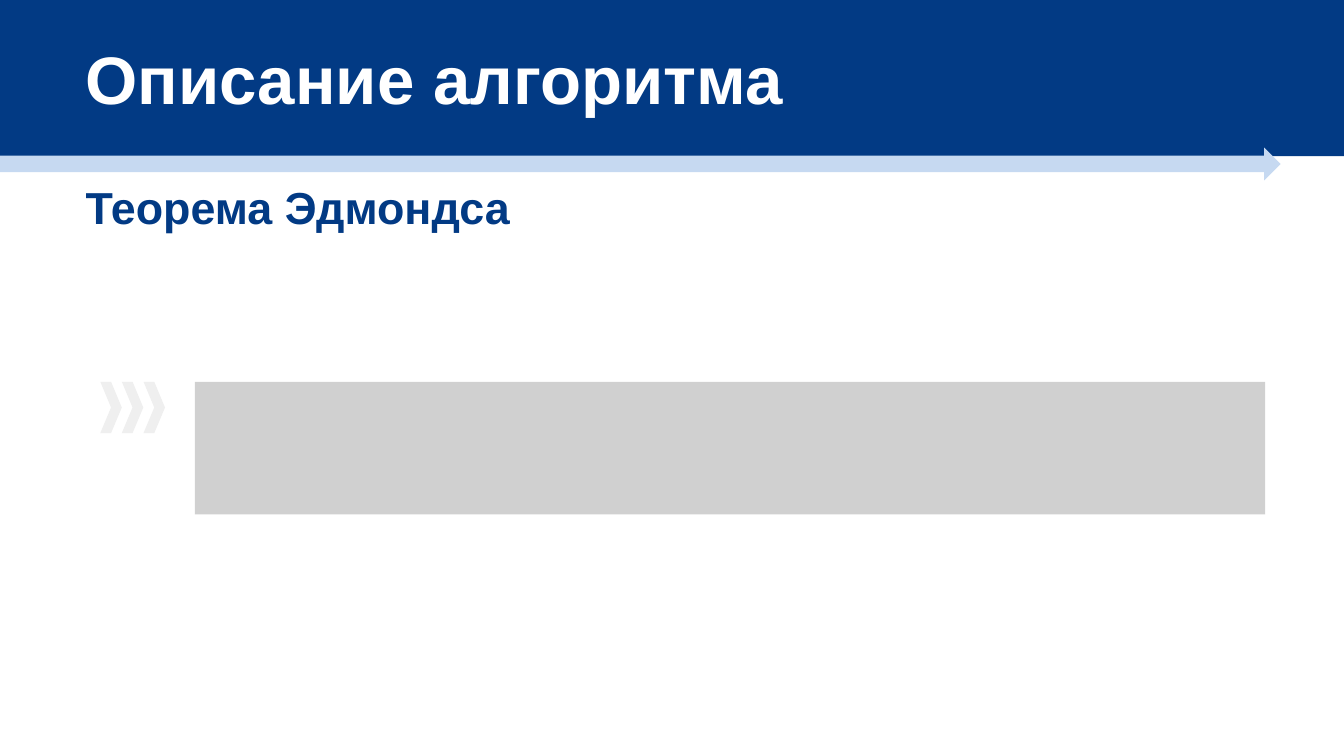
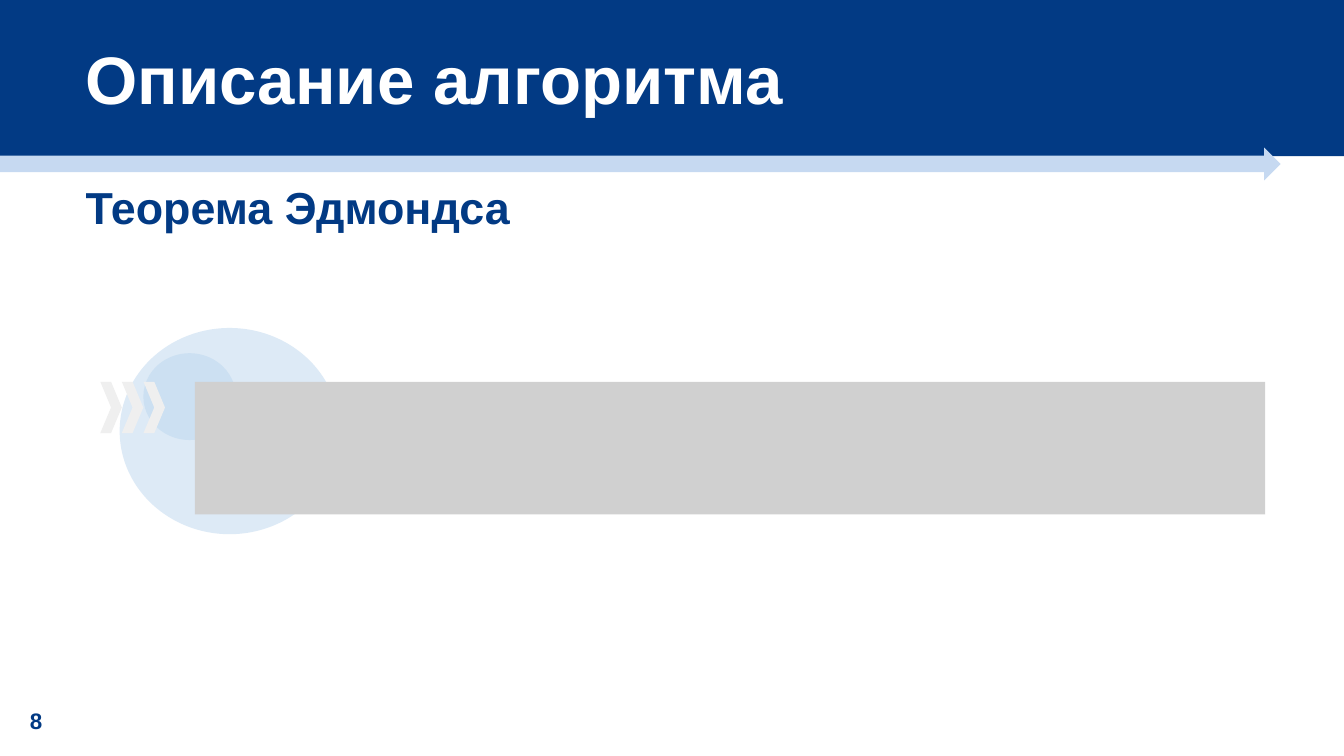
Before and after one commit to evgeniya-f/blossom, a slide deck: slide 8 of Алгоритм сжатия цветков.pptx. Drawn at 1344x756 pixels with LibreOffice and Linux fonts; fonts in the diff are those of the drawing; grey boxes stand for pictures. Boxes give left, top, right and bottom in pixels: in the first picture for what was removed or moved away, otherwise in the second. Text is boxed around its words. In the diff, an @@ line names an element or a change of style, - is before the commit and + after.

```diff
--- a/Алгоритм сжатия цветков.pptx
+++ b/Алгоритм сжатия цветков.pptx
@@ ellipse added at [120,328,340,534], fill #BBD6EE at 49% opacity @@
@@ ellipse added at [143,353,236,440], fill #BBD6EE at 49% opacity @@
@@ text added at [30,713,42,729], 16 pt, text #023A84, bold @@
+8
```
Also in this commit, not shown: 8 other slides changed, 2 slides added, 1 other file.
